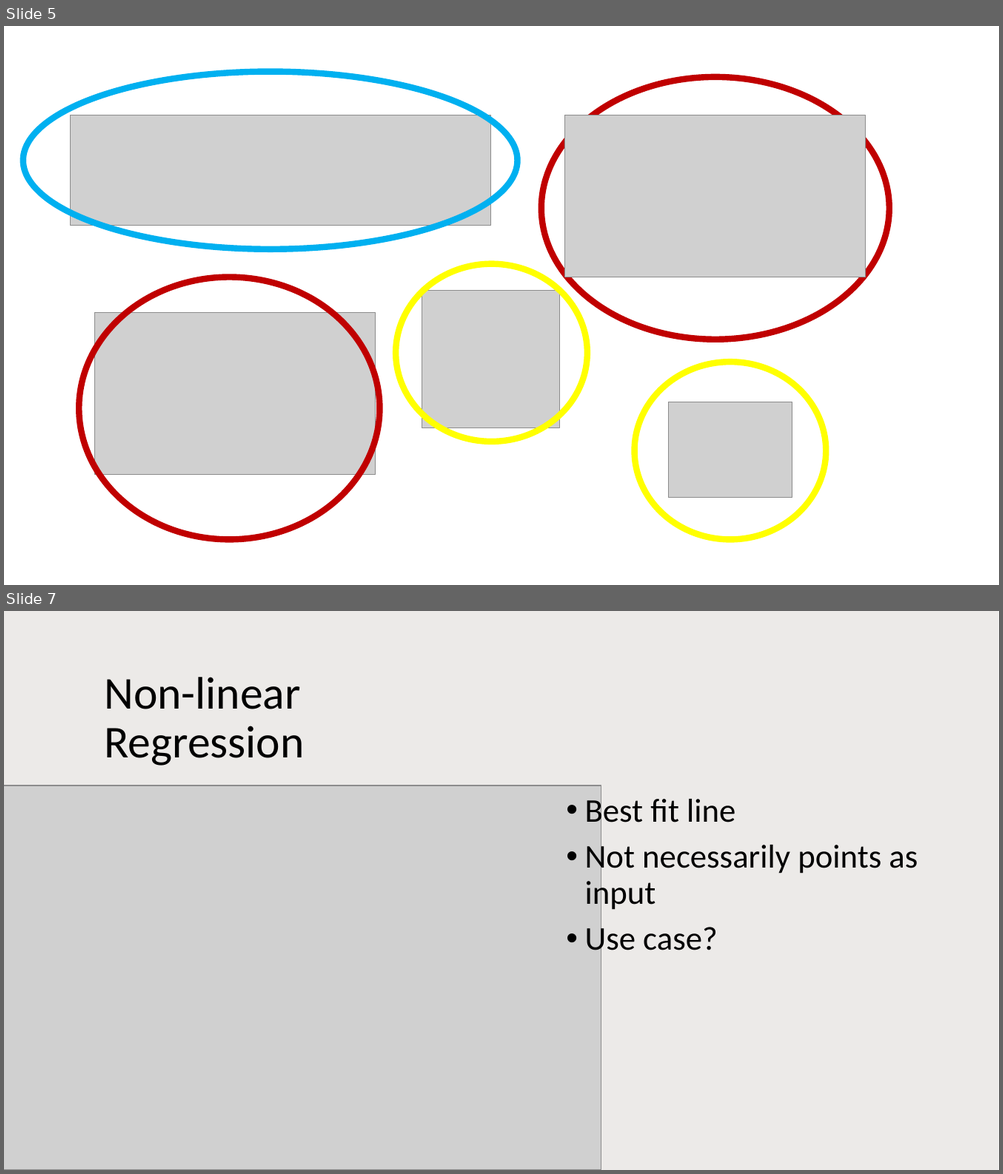
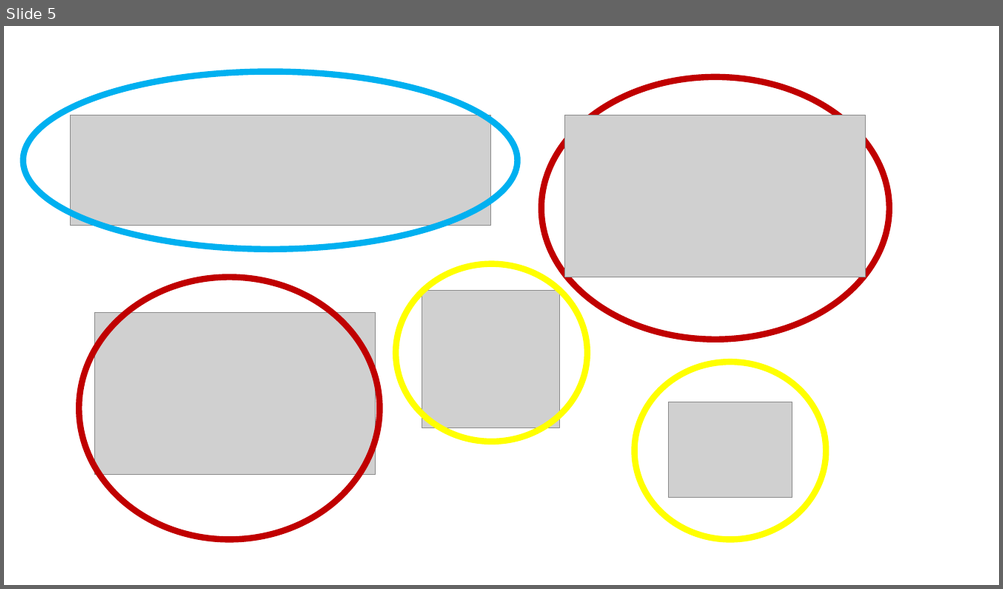
Before and after one commit to prxsto/529-ML-research, a slide deck: presentation1.pptx. Shown one above the other, each under a label of ours: slides 5 and 7 before the commit, slide 5 after it; the slides between them are not shown. The pictures are 1003x1174 and 1003x589 pixels, drawn with LibreOffice and Linux fonts; fonts in the diff are those of the drawing; grey boxes stand for pictures. Boxes give left, top, right and bottom in pixels: in the first picture for what was removed or moved away, otherwise in the second. Text is boxed around its words. In the diff, an @@ line names an element or a change of style, - is before the commit and + after.

```diff
--- a/presentation1.pptx
+++ b/presentation1.pptx
@@ slide 7 removed at bbox=[4, 611, 999, 1170], background #FFFFFF @@
@@ rectangle removed at bbox=[4, 611, 998, 1170] @@
@@ title removed at bbox=[104, 677, 304, 766] @@
-Non-linear Regression
@@ picture removed at bbox=[4, 786, 601, 1170] @@
@@ text removed at bbox=[585, 795, 917, 959] @@
-• Best fit line
-• Not necessarily points as input
-• Use case?
```
Also in this commit, not shown: 3 slides changed, 4 slides added, 9 other slides removed, 3 other files.
